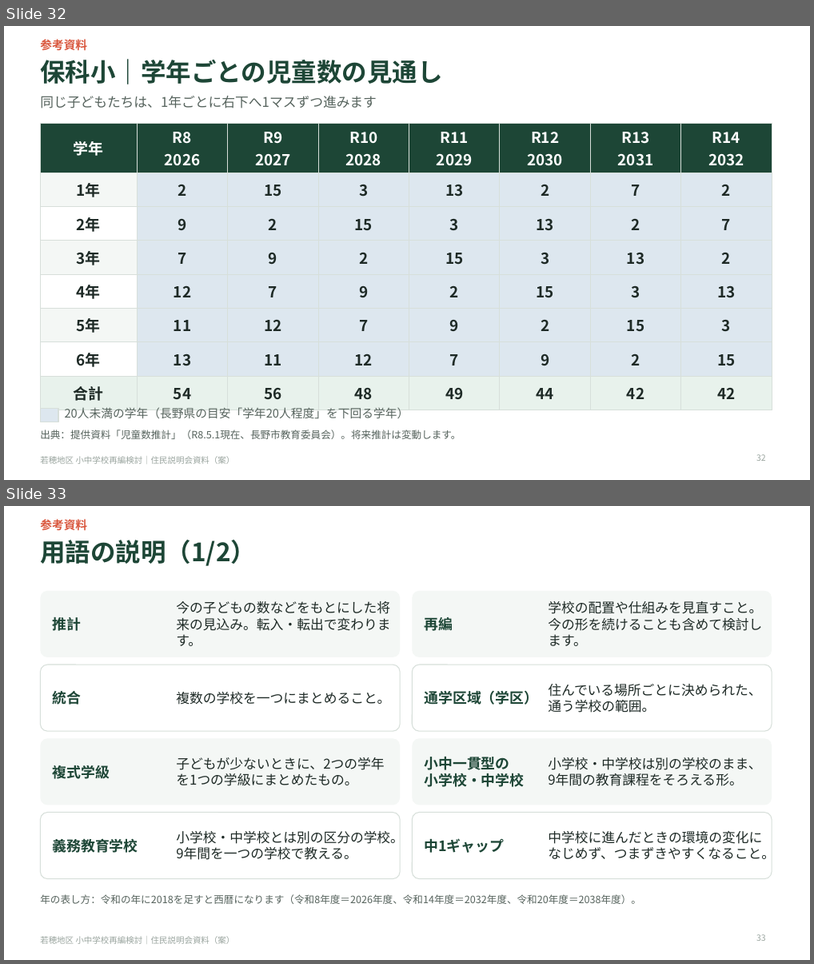
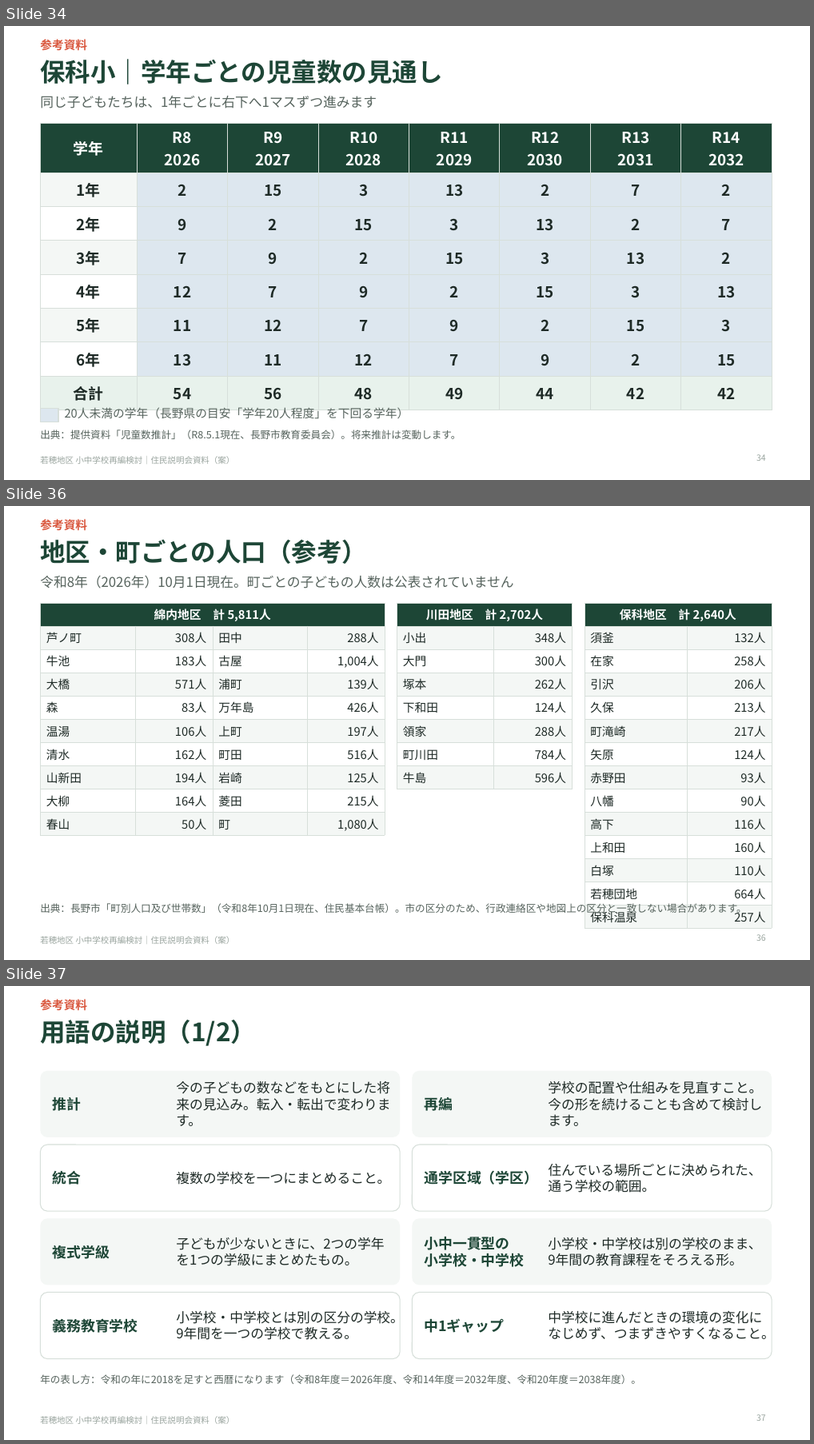
Before and after one commit to Masaki12008/GS, a slide deck: output/若穂地区_住民説明会資料.pptx. Shown one above the other, each under a label of ours: slides 32 and 33 before the commit, slides 34, 36 and 37 after it; the slides between them are not shown. The pictures are 814x964 and 814x1444 pixels, drawn with LibreOffice and Linux fonts; fonts in the diff are those of the drawing. Boxes give left, top, right and bottom in pixels: in the first picture for what was removed or moved away, otherwise in the second. Text is boxed around its words. In the diff, an @@ line names an element or a change of style, - is before the commit and + after.

```diff
--- a/output/若穂地区_住民説明会資料.pptx
+++ b/output/若穂地区_住民説明会資料.pptx
@@ slide 36 added at (4,506,810,960), background #FFFFFF; not listed: 1 template element that a slide beside it also shows @@
@@ text added at (40,519,87,530), 14 pt, text #D9573E, bold @@
+参考資料
@@ title added at (40,540,367,564), 30 pt, text #1D4636, bold @@
+地区・町ごとの人口（参考）
@@ text added at (40,576,514,588), 16 pt, text #56635D @@
+令和8年（2026年）10月1日現在。町ごとの子どもの人数は公表されていません
@@ table added at (40,603,385,834), 10 rows, 4 columns @@
+綿内地区 計 5,811人 |  |  | 
+芦ノ町 | 308人 | 田中 | 288人
+牛池 | 183人 | 古屋 | 1,004人
+大橋 | 571人 | 浦町 | 139人
+森 | 83人 | 万年島 | 426人
+温湯 | 106人 | 上町 | 197人
+清水 | 162人 | 町田 | 516人
+山新田 | 194人 | 岩崎 | 125人
+大柳 | 164人 | 菱田 | 215人
+春山 | 50人 | 町 | 1,080人
@@ table added at (398,603,572,786), 8 rows, 2 columns @@
+川田地区 計 2,702人 | 
+小出 | 348人
+大門 | 300人
+塚本 | 262人
+下和田 | 124人
+領家 | 288人
+町川田 | 784人
+牛島 | 596人
@@ table added at (585,603,773,925), 14 rows, 2 columns @@
+保科地区 計 2,640人 | 
+須釜 | 132人
+在家 | 258人
+引沢 | 206人
+久保 | 213人
+町滝崎 | 217人
+矢原 | 124人
+赤野田 | 93人
+八幡 | 90人
+高下 | 116人
+上和田 | 160人
+白塚 | 110人
+若穂団地 | 664人
+保科温泉 | 257人
@@ text added at (40,903,746,915), 12 pt, text #56635D @@
+出典：長野市「町別人口及び世帯数」（令和8年10月1日現在、住民基本台帳）。市の区分のため、行政連絡区や地図上の区分と一致しない場合があります。
@@ page number added at (757,934,766,940), 10 pt, text #9AA59F @@
+36
@@ what was slide 32 is now slide 34 @@
@@ page number at (757,454,766,460): text changed @@
-32
+34
@@ what was slide 33 is now slide 37 @@
@@ page number at (757,1414,766,1420): text changed @@
-33
+37
```
Also in this commit, not shown: 1 slide changed, 3 other slides added, 16 other files.
